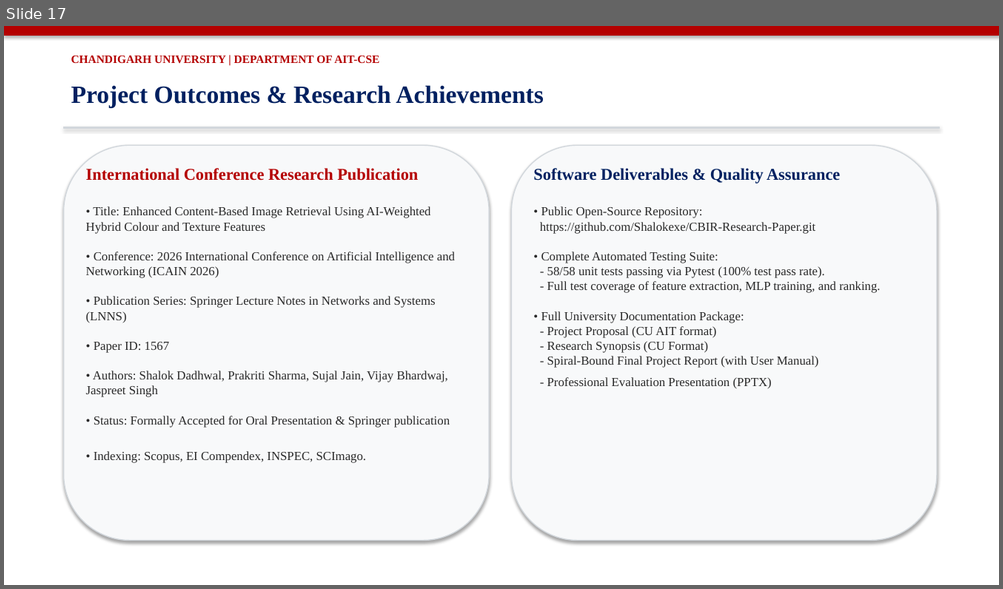
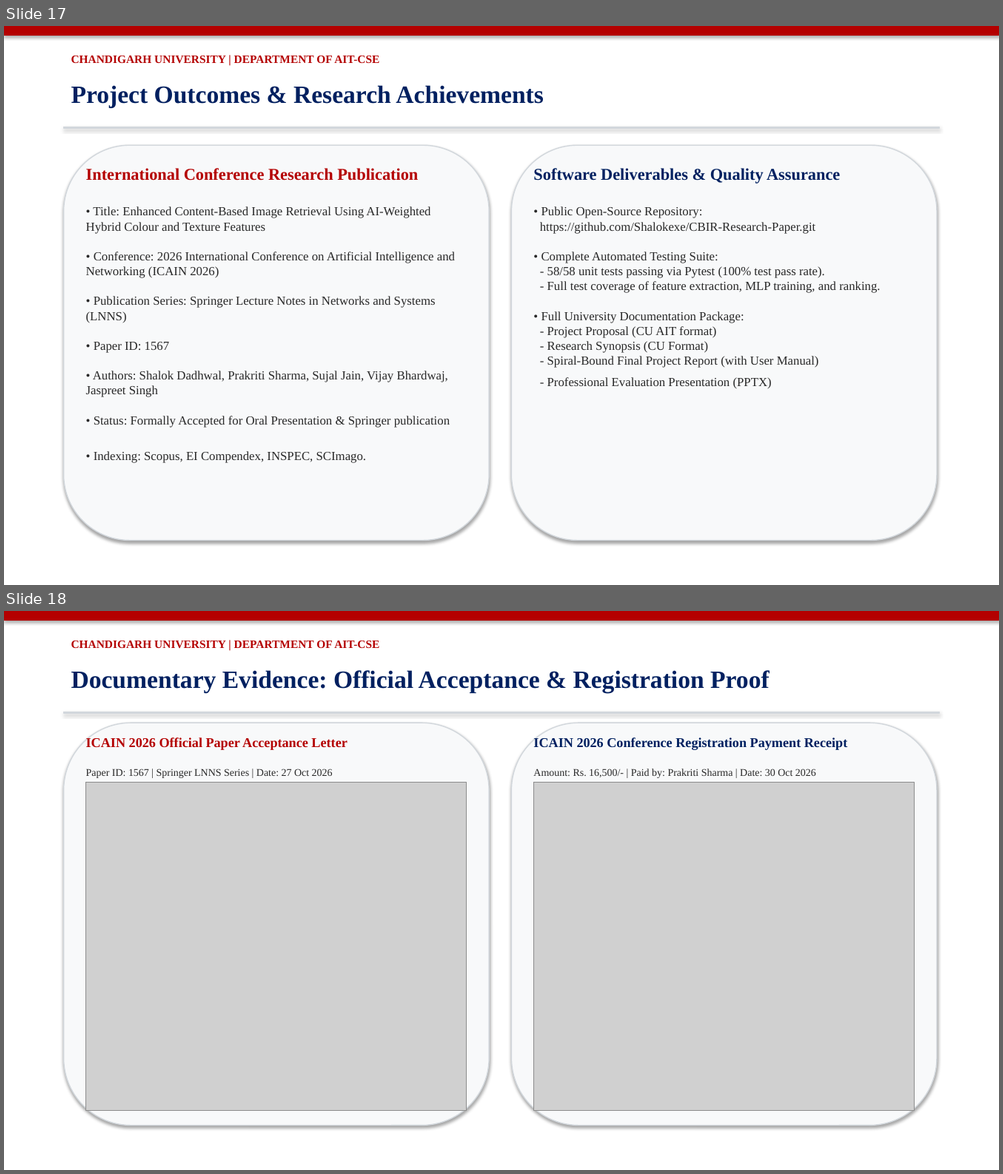
Before and after one commit to Shalokexe/CBIR-Research-Paper, a slide deck: Research_Project_Presentation.pptx. Shown one above the other, each under a label of ours: slide 17 before the commit, slides 17 and 18 after it. The pictures are 1003x589 and 1003x1174 pixels, drawn with LibreOffice and Linux fonts; fonts in the diff are those of the drawing; grey boxes stand for pictures. Boxes give left, top, right and bottom in pixels: in the first picture for what was removed or moved away, otherwise in the second. Text is boxed around its words. In the diff, an @@ line names an element or a change of style, - is before the commit and + after.

Commit message:
Add documentary evidence (acceptance email and registration receipt) to reports, presentation, and Overleaf package; fix table formatting and lock 12-page ceiling

```diff
--- a/Research_Project_Presentation.pptx
+++ b/Research_Project_Presentation.pptx
@@ slide 18 added at <box>4,611,999,1170</box>, background #FFFFFF @@
@@ rectangle added at <box>4,611,999,620</box>, fill #B40000, outline #B40000 0.75 pt @@
@@ text added at <box>71,640,379,648</box>, 11 pt, text #B40000, bold @@
+CHANDIGARH UNIVERSITY | DEPARTMENT OF AIT-CSE
@@ text added at <box>71,670,769,692</box>, 24 pt, text #002060, bold @@
+Documentary Evidence: Official Acceptance & Registration Proof
@@ rectangle added at <box>64,712,939,713</box>, fill #D2D7DC, outline #D2D7DC 0.75 pt @@
@@ rounded rectangle added at <box>64,723,489,1126</box>, fill #F8F9FA, outline #D2D7DC 1 pt @@
@@ text added at <box>86,738,347,778</box>, 10 pt, text #282828 @@
+ICAIN 2026 Official Paper Acceptance Letter
+Paper ID: 1567 | Springer LNNS Series | Date: 27 Oct 2026
@@ rounded rectangle added at <box>512,723,936,1126</box>, fill #F8F9FA, outline #D2D7DC 1 pt @@
@@ text added at <box>533,738,848,778</box>, 10 pt, text #282828 @@
+ICAIN 2026 Conference Registration Payment Receipt
+Amount: Rs. 16,500/- | Paid by: Prakriti Sharma | Date: 30 Oct 2026
@@ picture added at <box>86,783,466,1111</box> @@
@@ picture added at <box>534,783,914,1111</box> @@
```
Also in this commit, not shown: 15 other files.
